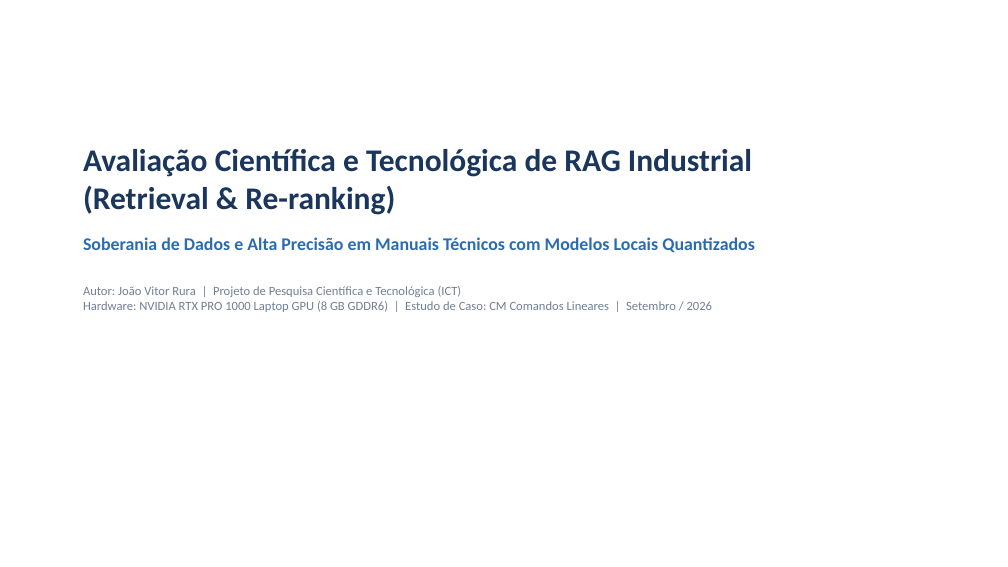
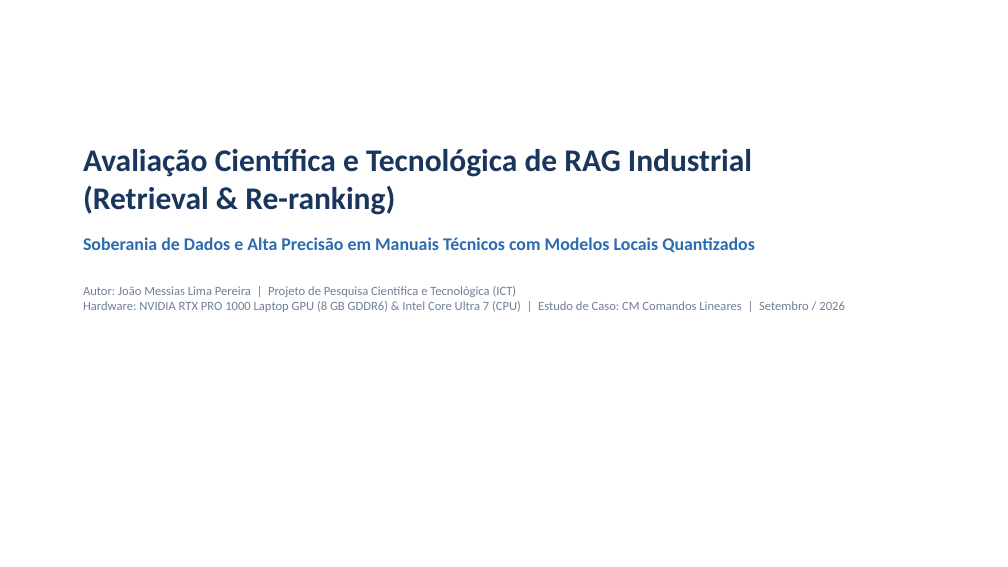
Before and after one commit to joaorura/rag_eval, a slide deck: slide 1 of docs/apresentacao_pesquisa_reuniao.pptx. Drawn at 1008x567 pixels with LibreOffice and Linux fonts; fonts in the diff are those of the drawing. Boxes give left, top, right and bottom in pixels: in the first picture for what was removed or moved away, otherwise in the second. Text is boxed around its words. In the diff, an @@ line names an element or a change of style, - is before the commit and + after.

Commit message:
docs: update author to João Messias Lima Pereira and add CPU-only server architecture recommendations

```diff
--- a/docs/apresentacao_pesquisa_reuniao.pptx
+++ b/docs/apresentacao_pesquisa_reuniao.pptx
@@ text at [83, 286, 845, 312]: text changed @@
-Autor: João Vitor Rura | Projeto de Pesquisa Científica e Tecnológica (ICT)
-Hardware: NVIDIA RTX PRO 1000 Laptop GPU (8 GB GDDR6) | Estudo de Caso: CM Comandos Lineares | Setembro / 2026
+Autor: João Messias Lima Pereira | Projeto de Pesquisa Científica e Tecnológica (ICT)
+Hardware: NVIDIA RTX PRO 1000 Laptop GPU (8 GB GDDR6) & Intel Core Ultra 7 (CPU) | Estudo de Caso: CM Comandos Lineares | Setembro / 2026
```
Also in this commit, not shown: 3 other slides changed, 1 slide added, 34 other files.
